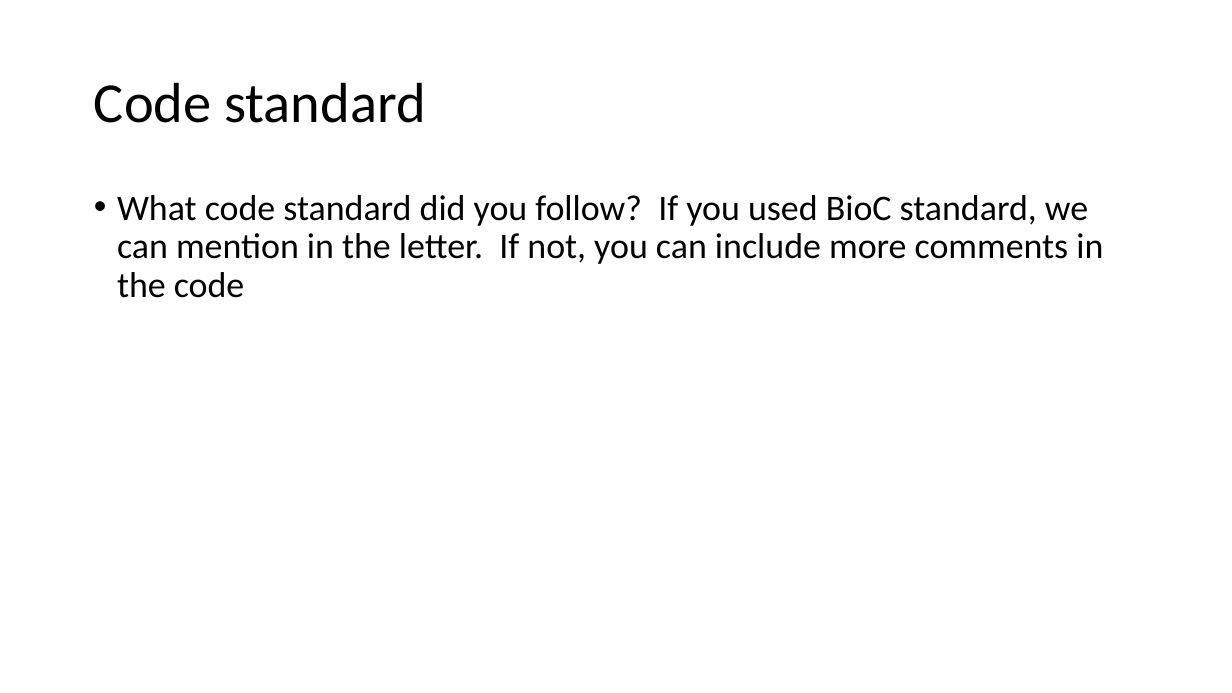
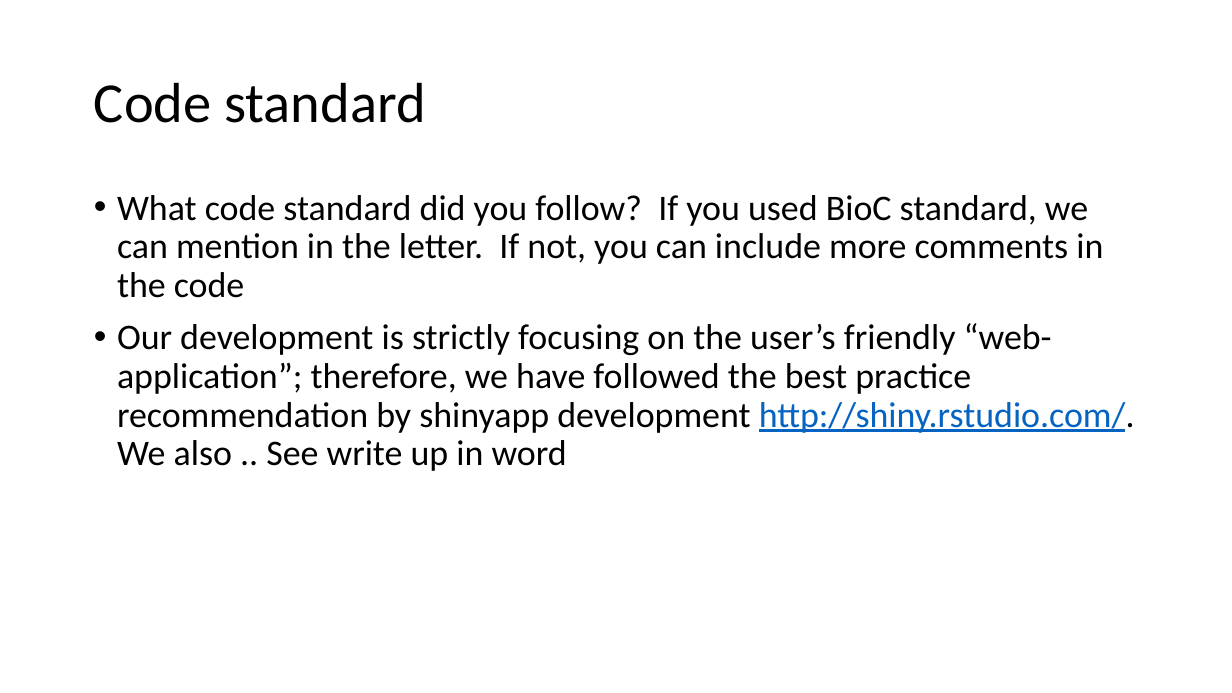
Before and after one commit to NIEHS/SEMIPs, a slide deck: slide 3 of ManuscriptFrontier/revisionTrack/unmetNeeds.pptx. Drawn at 1232x693 pixels with LibreOffice and Linux fonts; fonts in the diff are those of the drawing. Boxes give left, top, right and bottom in pixels: in the first picture for what was removed or moved away, otherwise in the second. Text is boxed around its words. In the diff, an @@ line names an element or a change of style, - is before the commit and + after.

```diff
--- a/ManuscriptFrontier/revisionTrack/unmetNeeds.pptx
+++ b/ManuscriptFrontier/revisionTrack/unmetNeeds.pptx
@@ text at box(117, 323, 1135, 471): paragraph added @@
+• Our development is strictly focusing on the user’s friendly “web-application”; therefore, we have followed the best practice recommendation by shinyapp development http://shiny.rstudio.com/. We also .. See write up in word
```
Also in this commit, not shown: 1 other slide changed, 27 other files.
